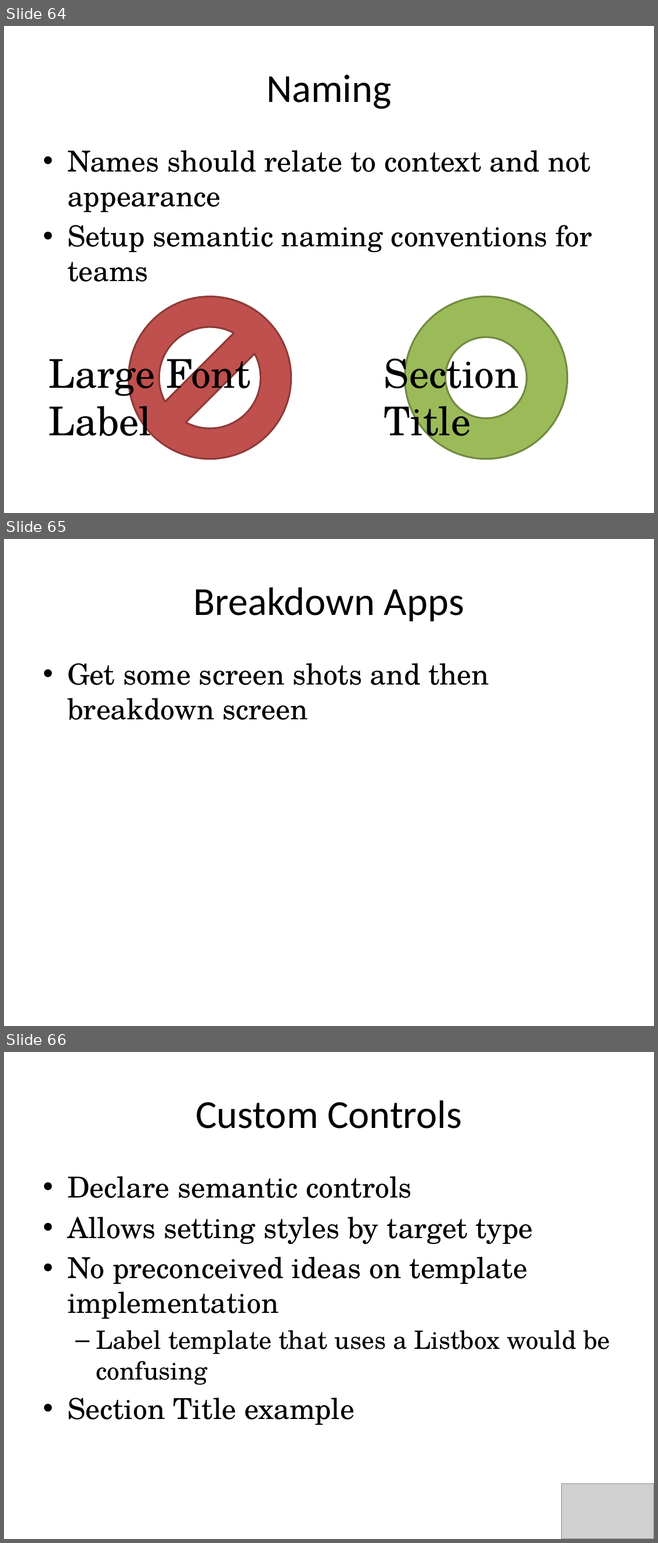
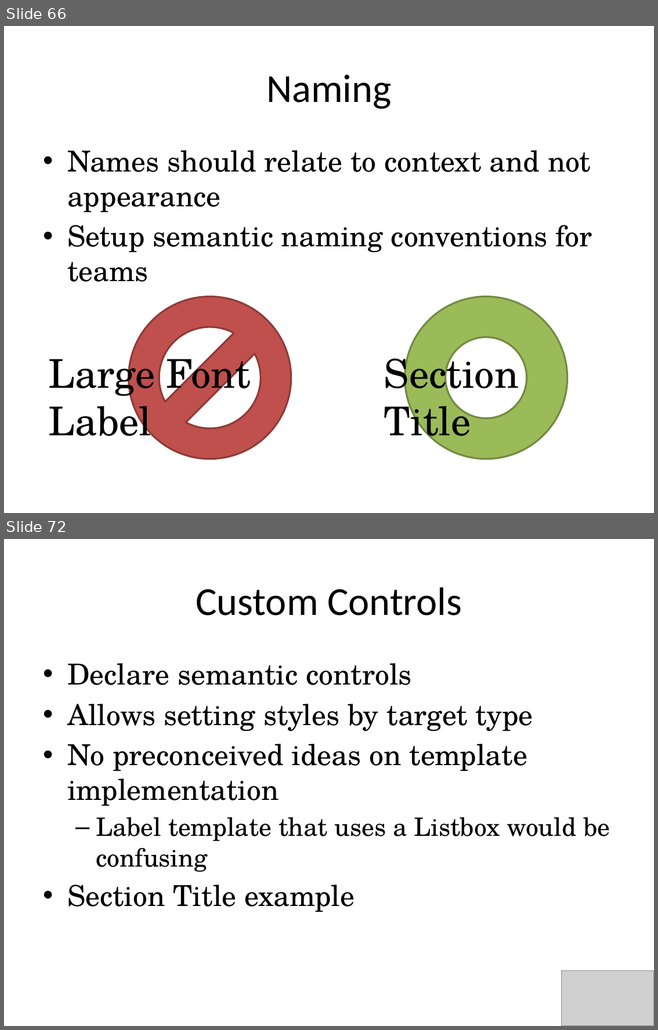
Before and after one commit to RookieOne/JBsWpfExamples, a slide deck: Adv WPF Workshop.pptx. Shown one above the other, each under a label of ours: slides 64, 65 and 66 before the commit, slides 66 and 72 after it; the slides between them are not shown. The pictures are 658x1543 and 658x1030 pixels, drawn with LibreOffice and Linux fonts; fonts in the diff are those of the drawing; grey boxes stand for pictures. Boxes give left, top, right and bottom in pixels: in the first picture for what was removed or moved away, otherwise in the second. Text is boxed around its words. In the diff, an @@ line names an element or a change of style, - is before the commit and + after.

```diff
--- a/Adv WPF Workshop.pptx
+++ b/Adv WPF Workshop.pptx
@@ slide 65 removed at [4,539,654,1026], background #FFFFFF @@
@@ title removed at [194,587,464,621] @@
-Breakdown Apps
@@ text removed at [67,663,489,720] @@
-• Get some screen shots and then breakdown screen
@@ what was slide 64 is now slide 66 @@
@@ what was slide 66 is now slide 72 @@
```
Also in this commit, not shown: 3 slides changed, 6 slides added.
